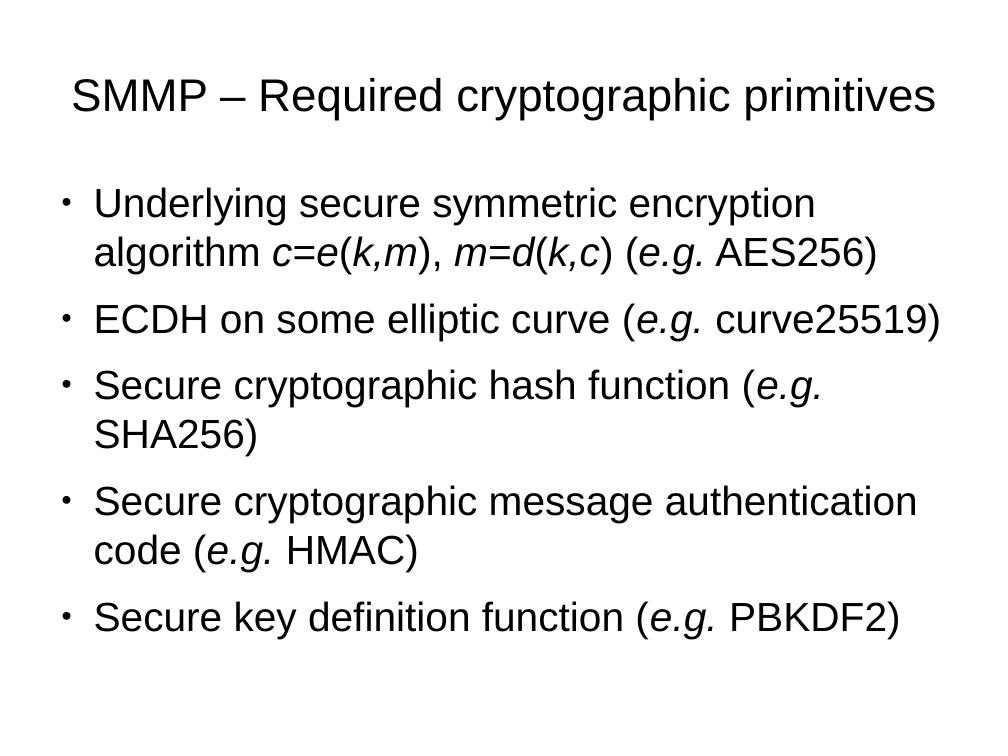
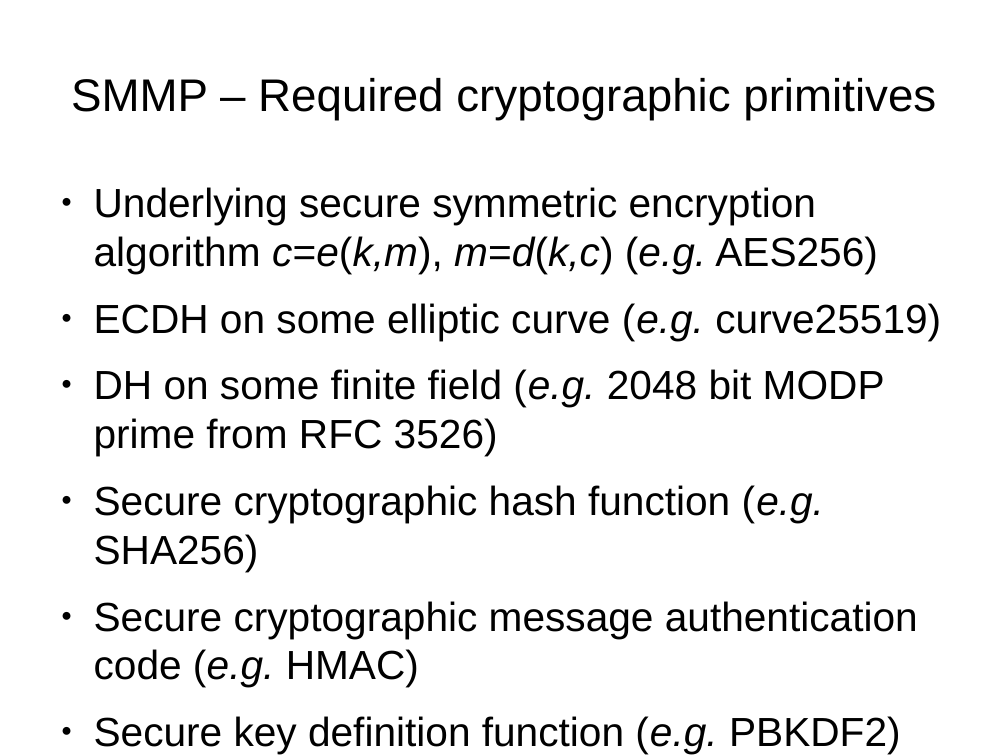
Before and after one commit to rxcomm/smmp, a slide deck: slide 11 of spec/slideshow.odp (slide 10 before the commit). Drawn at 1008x756 pixels with LibreOffice and Linux fonts; fonts in the diff are those of the drawing. Boxes give left, top, right and bottom in pixels: in the first picture for what was removed or moved away, otherwise in the second. Text is boxed around its words. In the diff, an @@ line names an element or a change of style, - is before the commit and + after.

```diff
--- a/spec/slideshow.odp
+++ b/spec/slideshow.odp
@@ text at <box>94,369,885,456</box>: paragraph added @@
+● DH on some finite field (e.g. 2048 bit MODP prime from RFC 3526)
```
Also in this commit, not shown: 13 other slides changed, 14 slides added, 10 slides removed.
